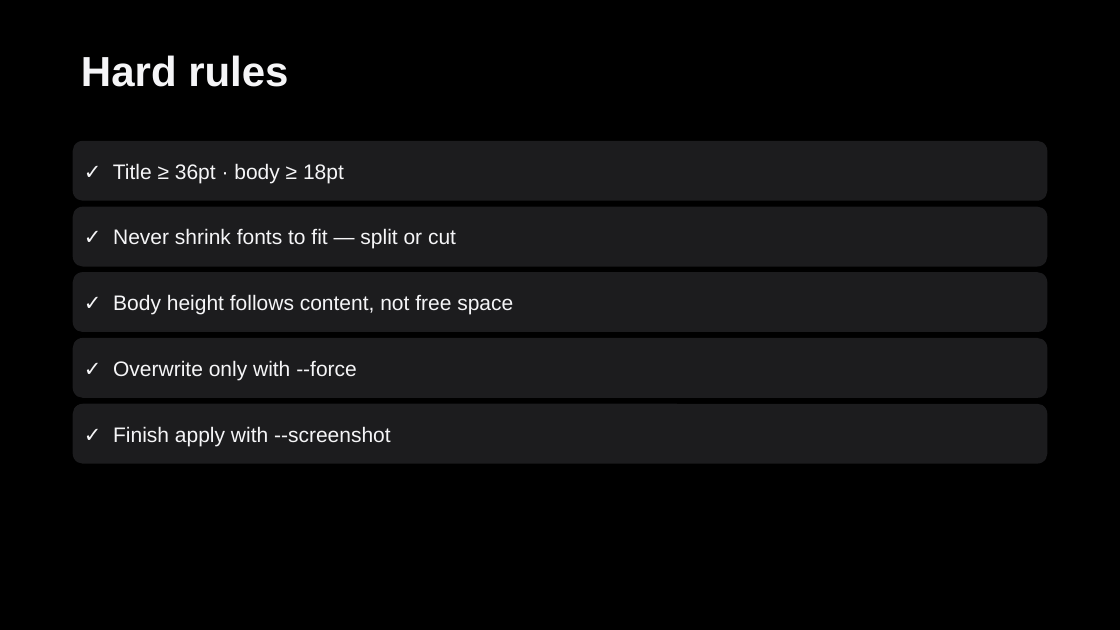
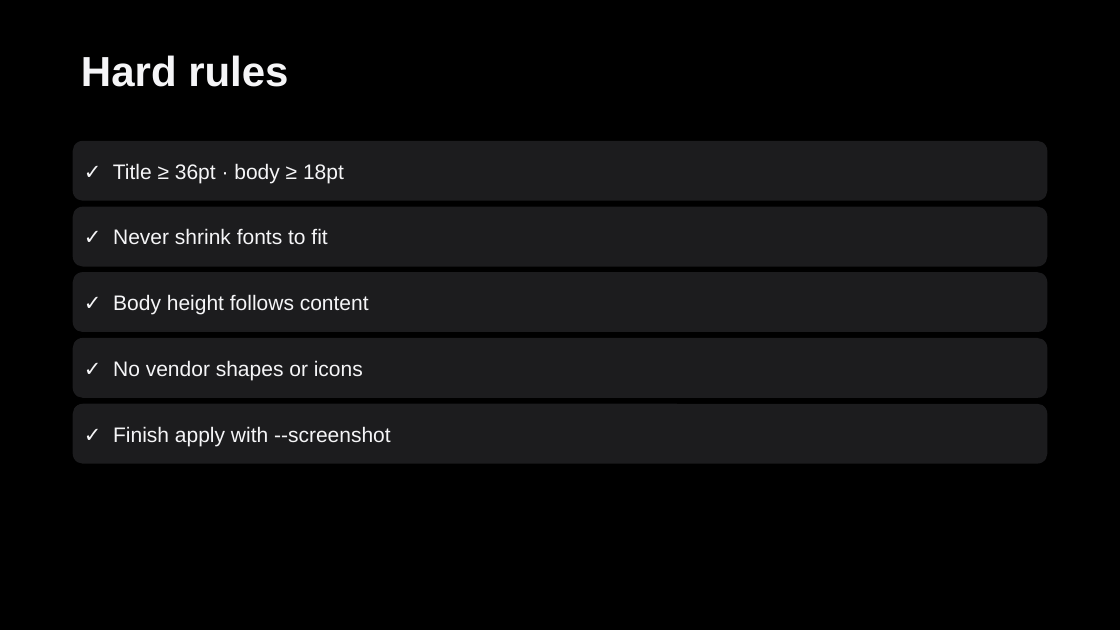
Before and after one commit to kimmingul/designmd-pptx, a slide deck: slide 11 of demo/designmd-pptx-best-v2.1.2.pptx (slide 9 before the commit). Drawn at 1120x630 pixels with LibreOffice and Linux fonts; fonts in the diff are those of the drawing. Boxes give left, top, right and bottom in pixels: in the first picture for what was removed or moved away, otherwise in the second. Text is boxed around its words. In the diff, an @@ line names an element or a change of style, - is before the commit and + after.

```diff
--- a/demo/designmd-pptx-best-v2.1.2.pptx
+++ b/demo/designmd-pptx-best-v2.1.2.pptx
@@ text in rounded rectangle at [113, 228, 327, 244]: text changed @@
-✓ Never shrink fonts to fit — split or cut
+✓ Never shrink fonts to fit
@@ text in rounded rectangle at [113, 294, 369, 314]: text changed @@
-✓ Body height follows content, not free space
+✓ Body height follows content
@@ text in rounded rectangle at [113, 360, 363, 380]: text changed @@
-✓ Overwrite only with --force
+✓ No vendor shapes or icons
```
Also in this commit, not shown: 5 other slides changed, 5 slides added, 3 slides removed, 35 other files.
